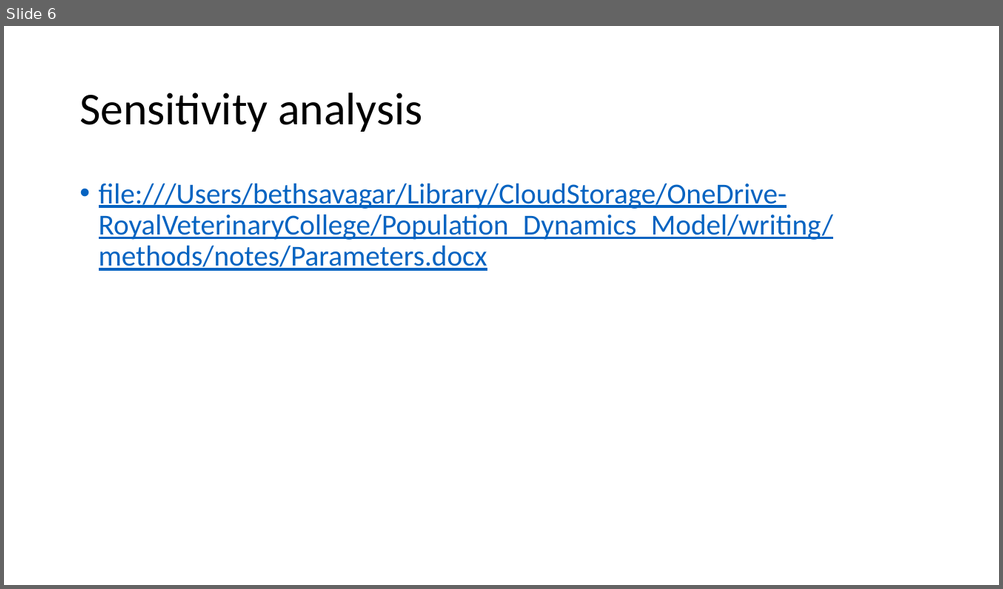
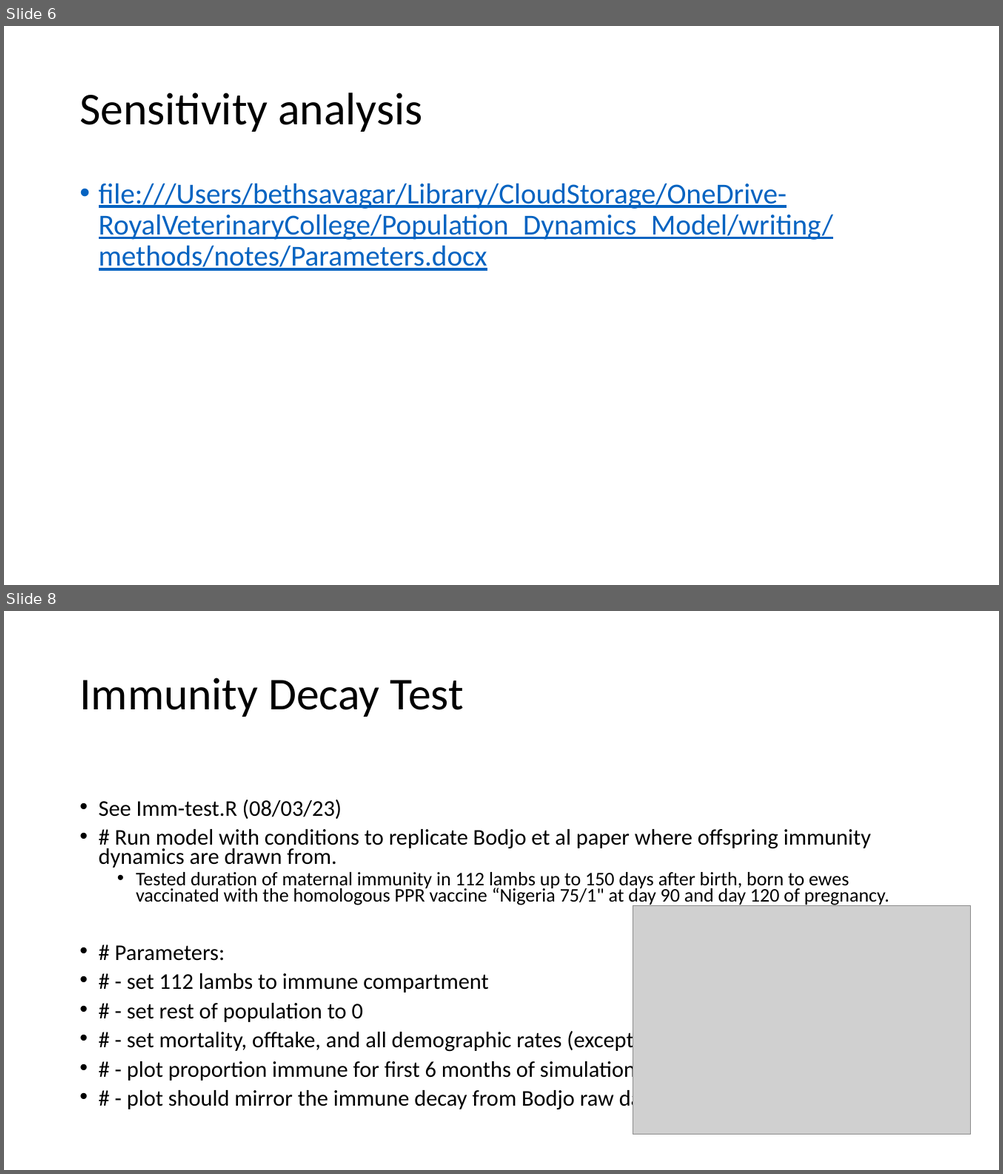
Before and after one commit to BethSavagar/demographic_model_1, a slide deck: results-presentations/model-test-BAOBAB.pptx. Shown one above the other, each under a label of ours: slide 6 before the commit, slides 6 and 8 after it; the slides between them are not shown. The pictures are 1003x589 and 1003x1174 pixels, drawn with LibreOffice and Linux fonts; fonts in the diff are those of the drawing; grey boxes stand for pictures. Boxes give left, top, right and bottom in pixels: in the first picture for what was removed or moved away, otherwise in the second. Text is boxed around its words. In the diff, an @@ line names an element or a change of style, - is before the commit and + after.

Commit message:
correct immune decay and run test of immune decay

```diff
--- a/results-presentations/model-test-BAOBAB.pptx
+++ b/results-presentations/model-test-BAOBAB.pptx
@@ slide 8 added at (x1=4, y1=611, x2=999, y2=1170), background #FFFFFF @@
@@ title added at (x1=79, y1=678, x2=464, y2=717), 44 pt, text #000000 @@
+Immunity Decay Test
@@ text added at (x1=99, y1=800, x2=889, y2=1112), 21.7 pt, text #000000 @@
+• See Imm-test.R (08/03/23)
+• # Run model with conditions to replicate Bodjo et al paper where offspring immunity dynamics are drawn from.
+  • Tested duration of maternal immunity in 112 lambs up to 150 days after birth, born to ewes vaccinated with the homologous PPR vaccine “Nigeria 75/1" at day 90 and day 120 of pregnancy.
+• # Parameters:
+• # - set 112 lambs to immune compartment
+• # - set rest of population to 0
+• # - set mortality, offtake, and all demographic rates (except immune decay) to 0
+• # - plot proportion immune for first 6 months of simulation
+• # - plot should mirror the immune decay from Bodjo raw data
@@ picture added at (x1=632, y1=906, x2=970, y2=1135) @@
```
Also in this commit, not shown: 2 other slides added, 1 slide removed, 6 other files.
